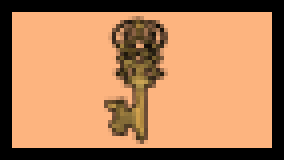
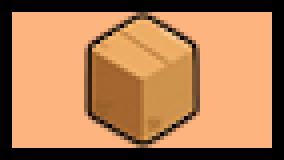
Comparing the layer stacks of the two 284×160 images. Changes:
added layer "Item" above "Key" over (84, 12, 200, 148)
hid "Key" over (104, 16, 168, 144)
